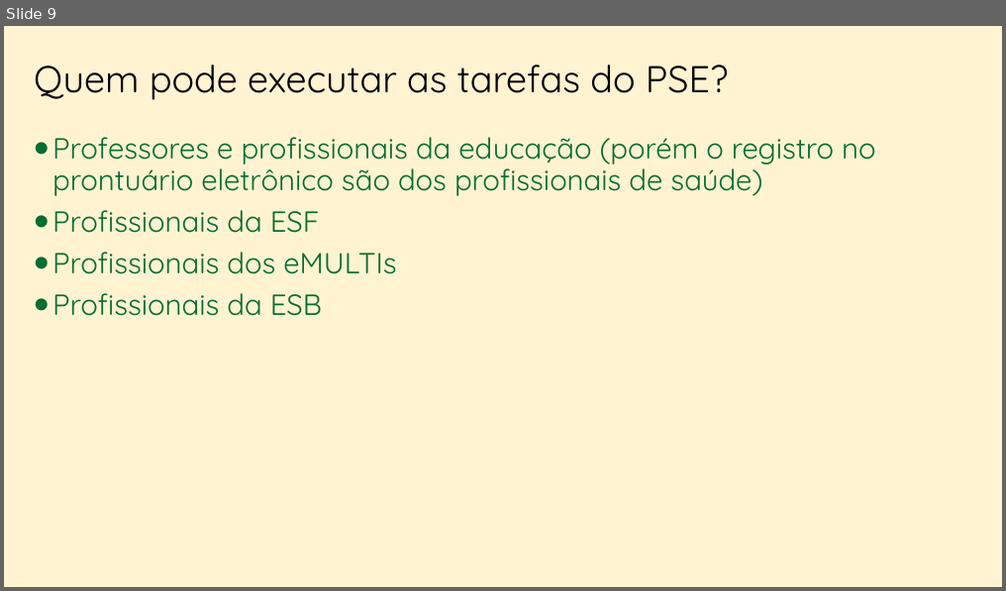
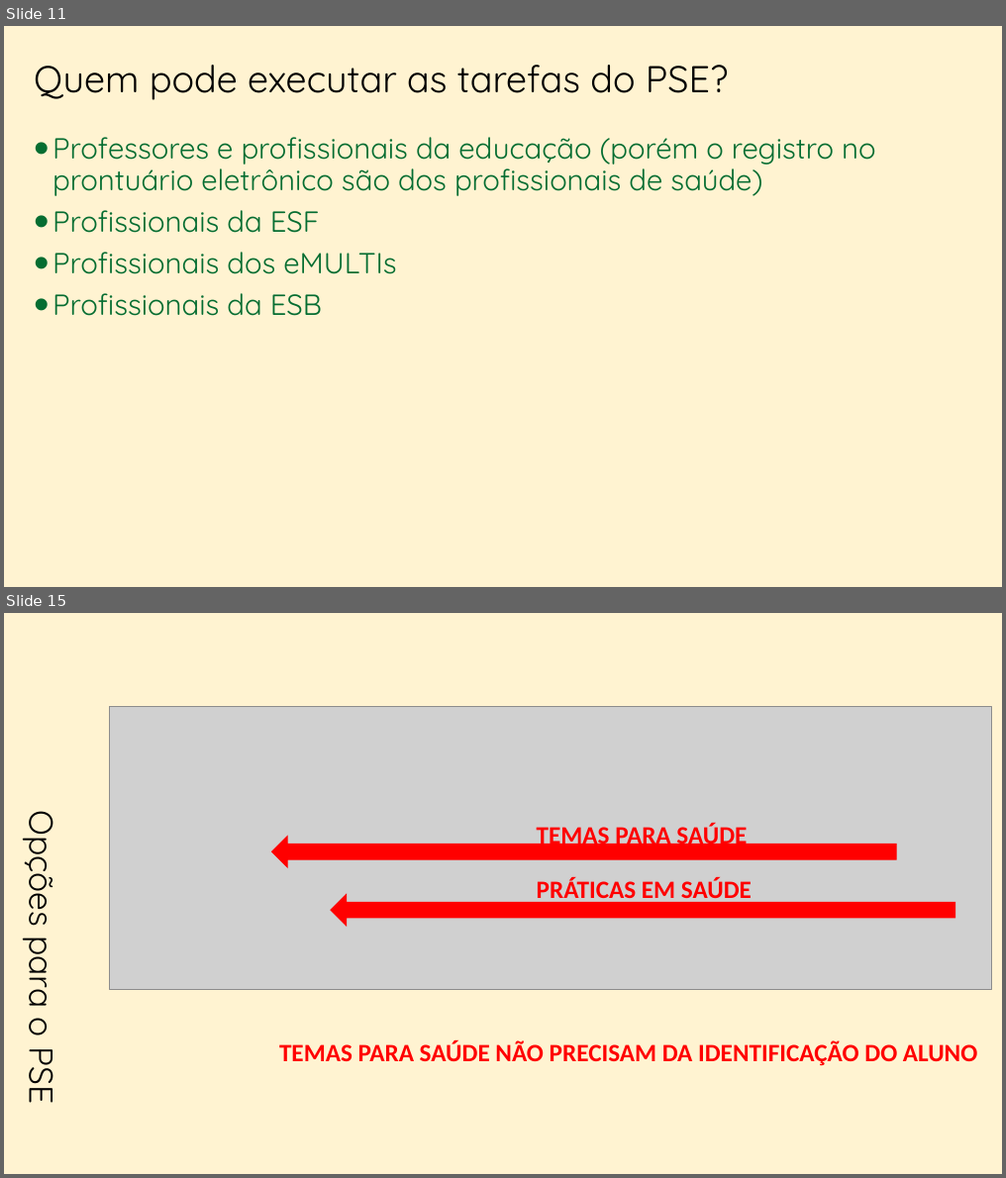
Before and after one commit to marfontenele2/MeusCursos, a slide deck: PSE.pptx. Shown one above the other, each under a label of ours: slide 9 before the commit, slides 11 and 15 after it; the slides between them are not shown. The pictures are 1006x591 and 1006x1178 pixels, drawn with LibreOffice and Linux fonts; fonts in the diff are those of the drawing; grey boxes stand for pictures; background and template pictures are left out. Boxes give left, top, right and bottom in pixels: in the first picture for what was removed or moved away, otherwise in the second. Text is boxed around its words. In the diff, an @@ line names an element or a change of style, - is before the commit and + after.

```diff
--- a/PSE.pptx
+++ b/PSE.pptx
@@ slide 15 added at <box>4,613,1002,1174</box>, background #FFC000 at 18% opacity @@
@@ picture added at <box>110,706,991,989</box> @@
@@ title added at <box>19,821,68,1103</box>, 32 pt, text #000000 @@
+Opções para o PSE
@@ left arrow added at <box>272,837,896,867</box>, fill #FF0000, outline #FF0000 1 pt @@
@@ text added at <box>537,824,746,851</box>, 24 pt, text #FF0000, bold @@
+TEMAS PARA SAÚDE
@@ text added at <box>537,878,751,905</box>, 24 pt, text #FF0000, bold @@
+PRÁTICAS EM SAÚDE
@@ left arrow added at <box>331,894,955,925</box>, fill #FF0000, outline #FF0000 1 pt @@
@@ text added at <box>279,1042,977,1066</box>, 24 pt, text #FF0000, bold @@
+TEMAS PARA SAÚDE NÃO PRECISAM DA IDENTIFICAÇÃO DO ALUNO
@@ what was slide 9 is now slide 11 @@
```
Also in this commit, not shown: 6 slides changed, 6 other slides added, 6 slides removed.
